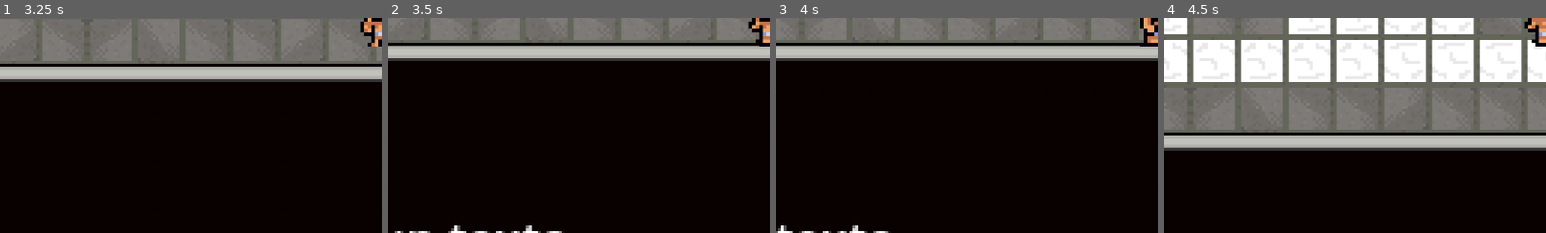
Above: before the commit, frames 1-4 (left to right).
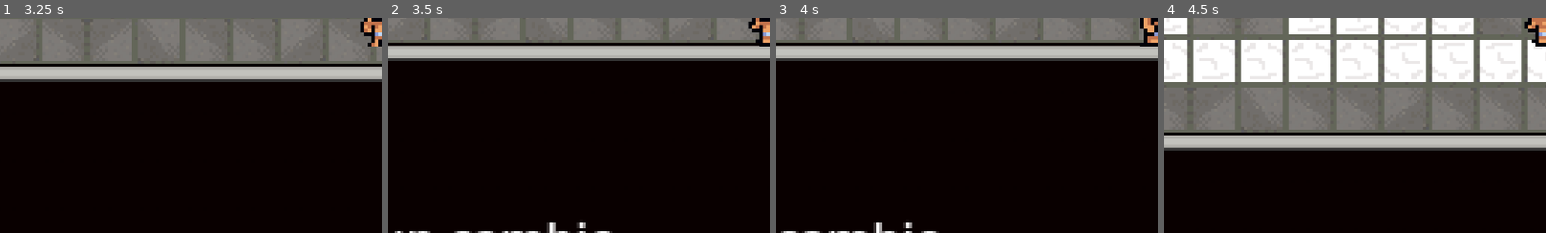
Above: after the commit, the same moments.

Repository: LaloSant/proyecto-topicos-fnaf
Game: Godot game, scene res://source/screens/pantIntro/pant_intro.tscn
The game is run twice, just before and just after one commit, with the same random seed, the same clock (stepped at 60 frames per second) and the same inputs.
Inputs:
- Up to frame 1 (3.25 s): click "Empezar" at 0.5 s; click "Iniciar Juego" at 1.25 s; tap Enter (ui_accept) at 2, 2.27, 3.02 s; hold Right (ui_right) 2.03-2.78 s; hold Ctrl (CntlKey) 2.03-2.78 s; hold Down (ui_down) from 2.78 s (still down); tap Shift (ShiftKey) at 2.85 s
- Up to frame 2 (3.5 s): keep holding Down (ui_down)
- Up to frame 3 (4 s): release Down (ui_down) at 3.53 s; hold Right (ui_right) from 3.53 s (still down); tap A (WASD_A) at 3.6 s
- Up to frame 4 (4.5 s): tap Enter (ui_accept) at 4.25 s; release Right (ui_right) at 4.28 s; hold Up (ui_up) from 4.28 s (still down); tap D (WASD_D) at 4.35 s
The pictures show only the part of the screen within x 0-50%, y 50-100%; the shares and areas given below are measured in that part.

Frame 1 is identical in both runs. In frame 2, 0.6% of the frame differs, in the area x 15-59%, y 94-100%; in frame 3, 0.5%; in frame 4, nothing differs.

Commit message:
Prueba 3.0

Diff:
--- a/source/screens/pantEdifioT/edificio_t.tscn
+++ b/source/screens/pantEdifioT/edificio_t.tscn
@@ -352,7 +352,7 @@
 offset_top = 134.0
 offset_right = 224.0
 offset_bottom = 157.0
-text = "Este es un texto"
+text = "Este es un cambio"
 
 [connection signal="body_entered" from="TpP1" to="." method="_on_tp_p_1_body_entered"]
 [connection signal="body_entered" from="TpSalon" to="." method="_on_tp_salon_body_entered"]
